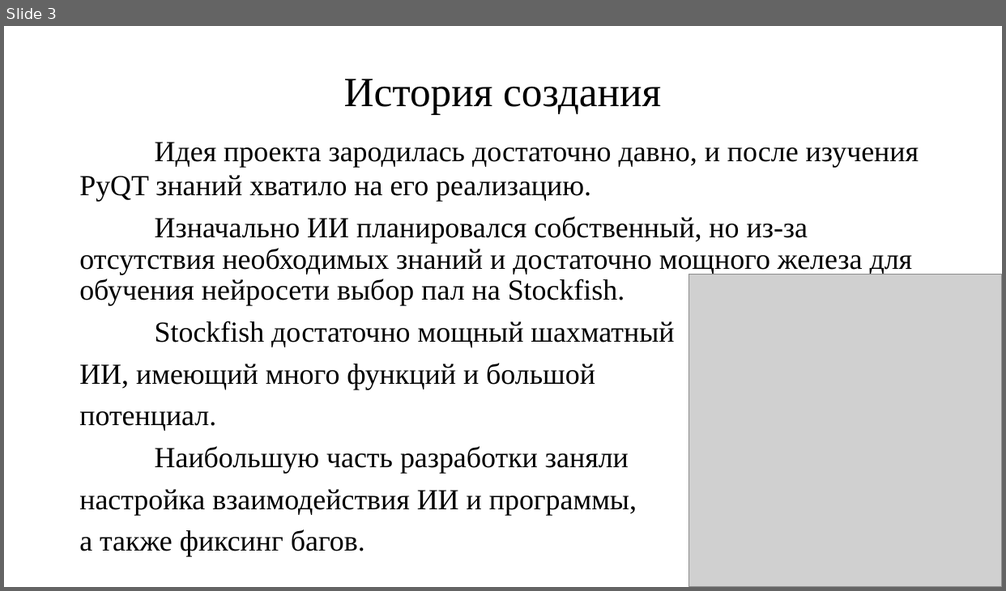
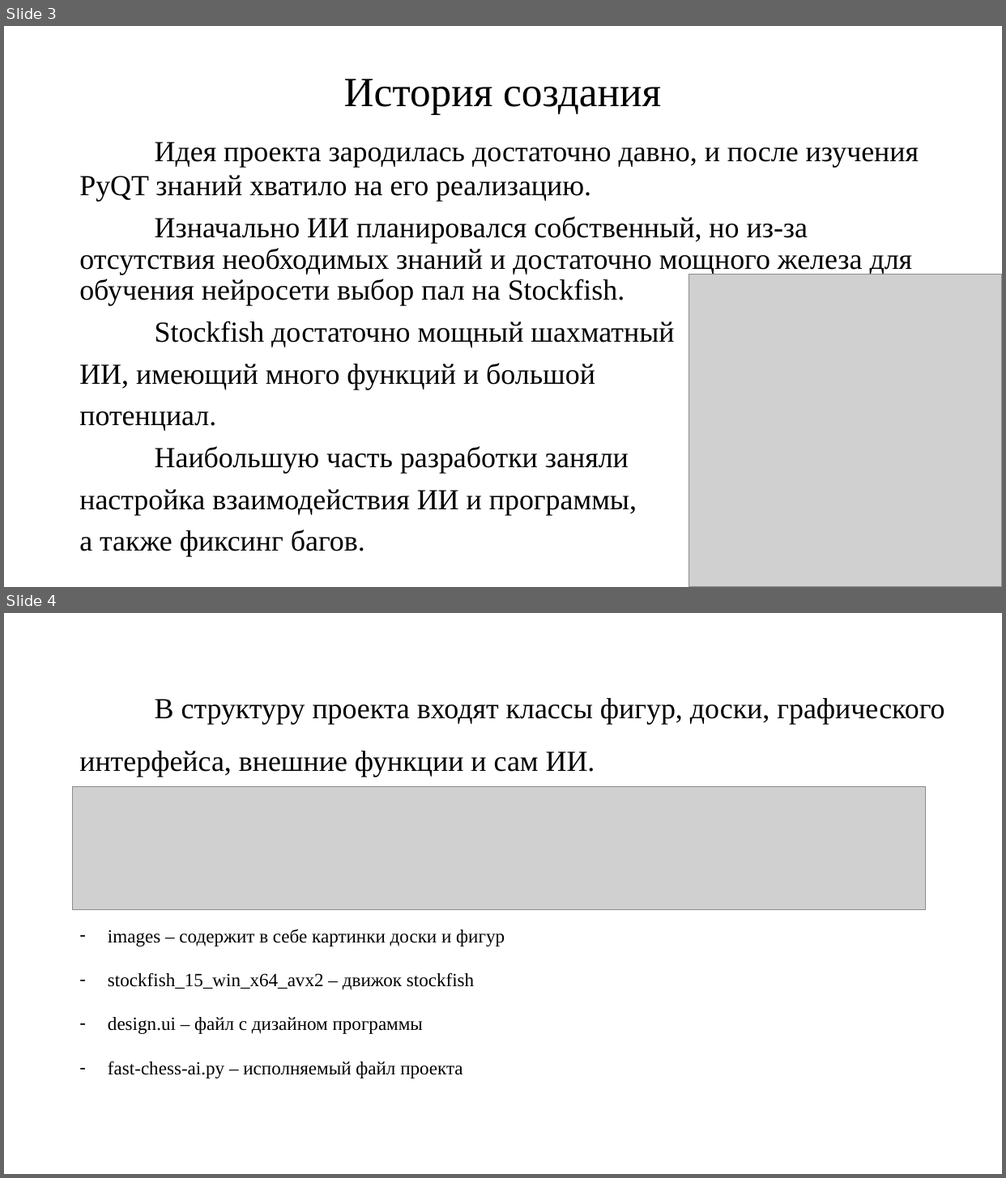
Before and after one commit to MatveyZhikharev/Chess_PyQt, a slide deck: Презентация.pptx. Shown one above the other, each under a label of ours: slide 3 before the commit, slides 3 and 4 after it. The pictures are 1006x591 and 1006x1178 pixels, drawn with LibreOffice and Linux fonts; fonts in the diff are those of the drawing; grey boxes stand for pictures. Boxes give left, top, right and bottom in pixels: in the first picture for what was removed or moved away, otherwise in the second. Text is boxed around its words. In the diff, an @@ line names an element or a change of style, - is before the commit and + after.

```diff
--- a/Презентация.pptx
+++ b/Презентация.pptx
@@ slide 4 added at (4, 613, 1002, 1174), background #FFFFFF @@
@@ text added at (79, 698, 944, 1079), 18 pt, text #000000 @@
+В структуру проекта входят классы фигур, доски, графического интерфейса, внешние функции и сам ИИ.
+‐ images – содержит в себе картинки доски и фигур
+‐ stockfish_15_win_x64_avx2 – движок stockfish
+‐ design.ui – файл с дизайном программы
+‐ fast-chess-ai.py – исполняемый файл проекта
@@ picture added at (72, 786, 926, 910) @@
```
Also in this commit, not shown: 4 slides changed, 4 other slides added, 2 other files.
